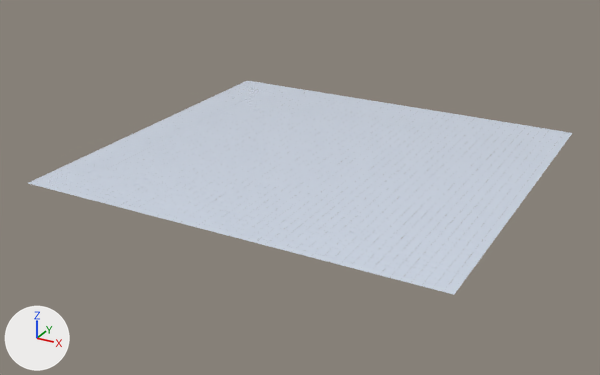
An edit to the glTF model apps/digicraft3/public/digicraft.glb, drawn before and after from the same camera.
Before and after are seen from a 50 mm camera at (495.0, -920.0, 408.0) aimed at (4.0, -28.0, -38.0). Every picture has the same lights, and +X, +Y and +Z are marked at lower left. Where no turn or scale is listed for an object, it has been applied to the vertices. Vertices at the same position are counted once.

The scene before the commit, as lines of its bpy script (objects in view):
```python
me_cube_011 = bpy.data.meshes.new('Cube.011')
me_cube_011.from_pydata(...)  # 20000 vertices, 30000 faces; spans x -5.0..545.0, y -5.0..505.0, z 0.0
me_cube_011.materials.append(mat_material_010)  # white #e1ebfa
ob_cube_028 = bpy.data.objects.new('Cube.028', me_cube_011)
ob_cube_028.location = (-250.0, -250.0, -0.1)
```
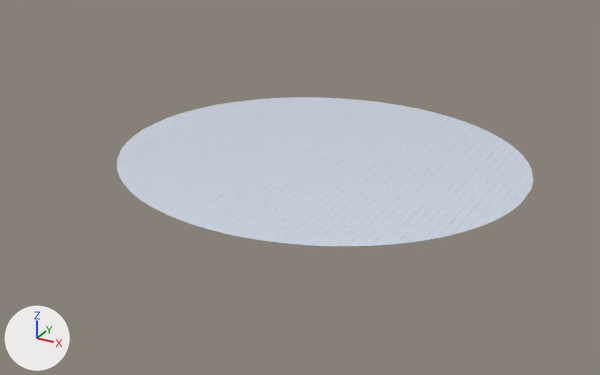
The change in detail:
me_cube_011 is used by ob_cube_028; location (-250.0, -250.0, -0.1).
me_cube_011 had 20000 vertices, 30000 faces and spanned x -5.0..545.0, y -5.0..505.0, z 0.0.
me_cube_011 now has 16634 vertices, 25068 faces and spans x -5.0..545.0, y -3.0..504.0, z 0.0.
me_cube_011 part 1: 448 loose pieces with 3584 vertices, spanning x -5.0..545.0, y -5.0..505.0, z 0.0, are deleted.
me_cube_011 part 2: 18 vertices moved within x -5.0..402.0, y 97.0..474.0, z 0.0; 734 vertices removed from x -5.0..545.0, y -5.0..505.0, z 0.0; 952 vertices added at x -5.0..545.0, y -3.0..504.0, z 0.0.

Where the change shows, as pixel boxes (x1, y1, x2, y2) in the pictures (600 x 375 px; the box of a moved part takes in the faces that stretch with it):
'Cube.028', reshaped (23% narrower, 30% shorter)
    before: (28, 81, 572, 295)
    after: (117, 97, 533, 246)
part 1 of me_cube_011, deleted
    before: (28, 81, 572, 295)
part 2 of me_cube_011, moved or reshaped
    before: (107, 95, 542, 252)
    after: (117, 97, 533, 246)
